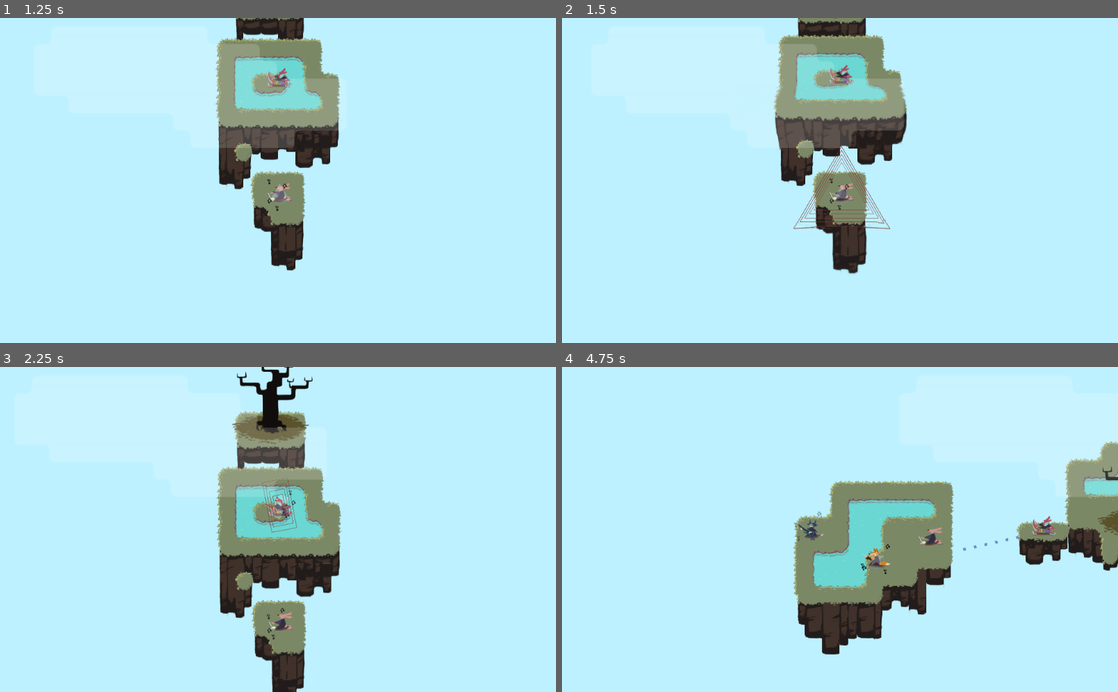
Above: before the commit, frames 1-4 (two rows, left to right).
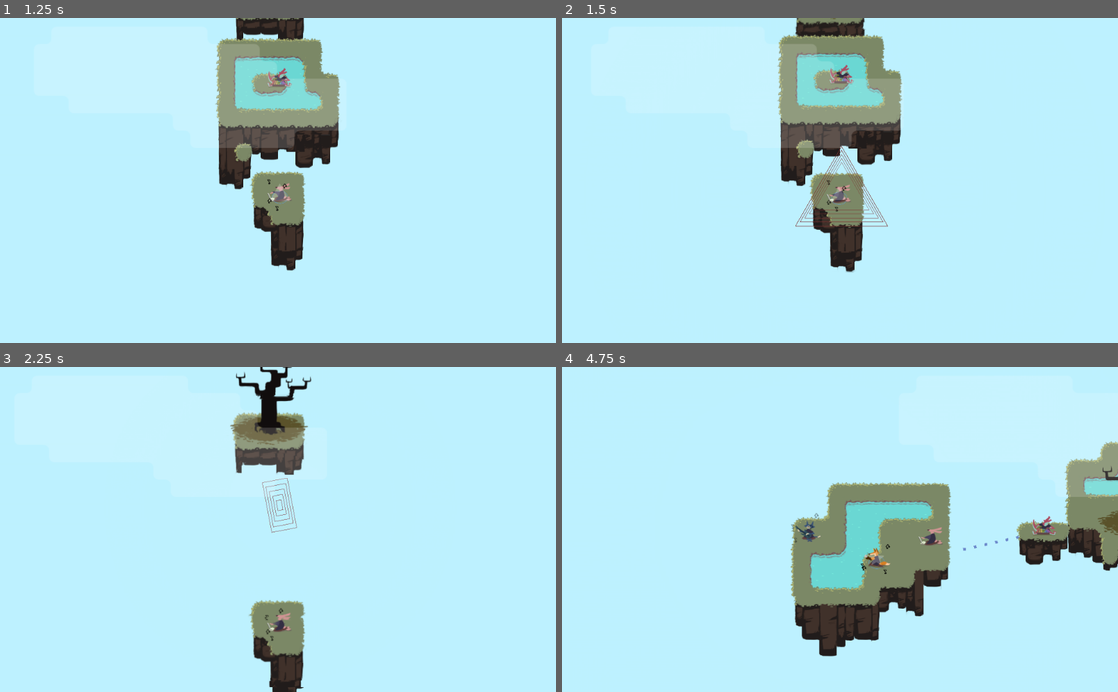
Above: after the commit, the same moments.

Repository: uspgamedev/skyjammers
Game: Godot game, scene res://menus/stage-selector/main.tscn
Two runs of this game, one before a commit and one after it. Both use one fixed random seed, a clock stepped at 60 frames per second and the inputs below. Sound files missing from this copy of the repository are replaced by a short silence.
Inputs:
- Up to frame 1 (1.25 s): click "Baby's Steps" at 0.5 s
- Up to frame 2 (1.5 s): hold Space (action_play) from 1.28 s (still down)
- Up to frame 3 (2.25 s): release Space (action_play) at 2.03 s; tap Space (action_play) at 2.1 s
- Up to frame 4 (4.75 s): hold Space (action_play) 2.78-3.5 s; click "Stage 01" at 3.5 s; tap Space (action_play) at 4.35 s

Frame 1 is identical in both runs. In frame 2, 2.4% of the frame differs, in the area x 38-63%, y 0-79%; in frame 3, 9.7%, in the area x 38-62%, y 0-99%; in frame 4, 2.7%.

Commit message:
Ate que deu um grau

Diff:
--- a/game/Instruments/Instrument.gd
+++ b/game/Instruments/Instrument.gd
@@ -11,6 +11,11 @@
 
 
 func pulse():
+	var obj = get_node("TextureRect")
+	var tween = get_node("TextureRect/Tween")
+	tween.interpolate_property(obj, "rect_scale", obj.get_scale(), Vector2(25,25), .5, Tween.TRANS_LINEAR, Tween.EASE_IN)
+	tween.start()
+
 	var sw = soundWave.instance()
 	var shape = get_node("SoundWaveShape").duplicate()
 	var rot = get_node("SoundWaveShape").get_rotation()
@@ -59,3 +64,7 @@
 	get_node("Sprite/AnimationPlayer").stop()
 	get_node("Sprite2").hide()
 	set_physics_process(false)
+
+
+func _on_Tween_tween_completed( object, key ):
+	get_node("TextureRect").set_scale(Vector2(0,0))
--- a/game/Instruments/Instrument.tscn
+++ b/game/Instruments/Instrument.tscn
@@ -4,13 +4,13 @@
 [ext_resource path="res://assets/img/circle.png" type="Texture" id=2]
 [ext_resource path="res://assets/img/cat-chara-bass.png" type="Texture" id=3]
 [ext_resource path="res://Instruments/Bass/BassWaveShape.gd" type="Script" id=4]
-[ext_resource path="res://assets/img/displacement.png" type="Texture" id=5]
-[ext_resource path="res://assets/img/pixel.png" type="Texture" id=6]
-[ext_resource path="res://assets/sound/bass_riff.wav" type="AudioStream" id=7]
-[ext_resource path="res://assets/sound/bass_riff2.wav" type="AudioStream" id=8]
-[ext_resource path="res://assets/sound/bass_sfx.wav" type="AudioStream" id=9]
-[ext_resource path="res://assets/img/note-particle0.png" type="Texture" id=10]
-[ext_resource path="res://assets/img/note-particle1.png" type="Texture" id=11]
+[ext_resource path="res://assets/sound/bass_riff.wav" type="AudioStream" id=5]
+[ext_resource path="res://assets/sound/bass_riff2.wav" type="AudioStream" id=6]
+[ext_resource path="res://assets/sound/bass_sfx.wav" type="AudioStream" id=7]
+[ext_resource path="res://assets/img/note-particle0.png" type="Texture" id=8]
+[ext_resource path="res://assets/img/note-particle1.png" type="Texture" id=9]
+[ext_resource path="res://assets/img/displacement.png" type="Texture" id=10]
+[ext_resource path="res://assets/img/pixel.png" type="Texture" id=11]
 
 [sub_resource type="Animation" id=1]
 
@@ -70,31 +70,6 @@
 
 custom_solver_bias = 0.0
 radius = 10.0
-
-[sub_resource type="Shader" id=8]
-
-code = "shader_type canvas_item;
-
-uniform sampler2D displacement;
-
-void fragment(){
-	vec4 displacementPixel = texture(displacement, SCREEN_UV);
-	vec2 pos = SCREEN_UV;
-	pos.x += (displacementPixel.r * 2.0 - 1.0) * 0.025 * displacementPixel.a;
-	pos.y += (displacementPixel.g * 2.0 - 1.0) * 0.025 * displacementPixel.a;
-
-	vec4 pixel = texture(SCREEN_TEXTURE, pos);
-
-	COLOR = pixel;
-}
-"
-
-[sub_resource type="ShaderMaterial" id=9]
-
-render_priority = 0
-shader = SubResource( 8 )
-shader_param/displacement = ExtResource( 5 )
-_sections_unfolded = [ "shader_param" ]
 
 [sub_resource type="Gradient" id=5]
 
@@ -147,7 +122,31 @@
 anim_loop = false
 _sections_unfolded = [ "Angle", "Angular Velocity", "Animation", "Color", "Damping", "Emission Shape", "Flags", "Gravity", "Hue Variation", "Initial Velocity", "Linear Accel", "Orbit Velocity", "Radial Accel", "Resource", "Scale", "Spread", "Tangential Accel", "Trail" ]
 
-[node name="Instrument" type="KinematicBody2D" index="0" groups=[
+[sub_resource type="Shader" id=8]
+
+code = "shader_type canvas_item;
+
+uniform sampler2D displacement;
+
+void fragment(){
+	vec4 displacementPixel = texture(displacement, UV);
+	vec2 pos = SCREEN_UV;
+	pos.x += (displacementPixel.r * 2.0) * 0.0025;
+	pos.y += (displacementPixel.g * 2.0) * 0.0025;
+	vec4 pixel = texture(SCREEN_TEXTURE, pos);
+
+	COLOR = pixel;
+}
+"
+
+[sub_resource type="ShaderMaterial" id=9]
+
+render_priority = 0
+shader = SubResource( 8 )
+shader_param/displacement = ExtResource( 10 )
+_sections_unfolded = [ "shader_param" ]
+
+[node name="Instrument" type="KinematicBody2D" groups=[
 "bards",
 ]]
 
@@ -206,30 +205,9 @@
 shape = SubResource( 4 )
 script = ExtResource( 4 )
 
-[node name="TextureRect" type="TextureRect" parent="SoundWaveShape" index="0"]
-
-material = SubResource( 9 )
-anchor_left = 0.0
-anchor_top = 0.0
-anchor_right = 0.0
-anchor_bottom = 0.0
-margin_left = -20.0
-margin_top = -20.0
-margin_right = 20.0
-margin_bottom = 20.0
-rect_pivot_offset = Vector2( 0, 0 )
-mouse_filter = 1
-mouse_default_cursor_shape = 0
-size_flags_horizontal = 1
-size_flags_vertical = 1
-texture = ExtResource( 6 )
-expand = true
-stretch_mode = 0
-_sections_unfolded = [ "Material", "Rect" ]
-
 [node name="Riff0" type="AudioStreamPlayer2D" parent="." index="5"]
 
-stream = ExtResource( 7 )
+stream = ExtResource( 5 )
 volume_db = -15.0
 autoplay = false
 max_distance = 800.0
@@ -297,8 +275,41 @@
 local_coords = true
 draw_order = 0
 process_material = SubResource( 7 )
-texture = ExtResource( 11 )
+texture = ExtResource( 9 )
 normal_map = null
 h_frames = 1
 v_frames = 1
 _sections_unfolded = [ "Drawing", "Material", "Pause", "Process Material", "Textures", "Time", "Transform", "Visibility", "Z Index" ]
+
+[node name="TextureRect" type="TextureRect" parent="." index="10"]
+
+material = SubResource( 9 )
+anchor_left = 0.0
+anchor_top = 0.0
+anchor_right = 0.0
+anchor_bottom = 0.0
+margin_left = -50.0
+margin_top = -50.0
+margin_right = 50.0
+margin_bottom = 50.0
+rect_scale = Vector2( 0, 0 )
+rect_pivot_offset = Vector2( 50, 50 )
+mouse_filter = 1
+mouse_default_cursor_shape = 0
+size_flags_horizontal = 1
+size_flags_vertical = 1
+texture = ExtResource( 11 )
+expand = true
+stretch_mode = 0
+_sections_unfolded = [ "Anchor", "Margin", "Material", "Rect", "Visibility" ]
+
+[node name="Tween" type="Tween" parent="TextureRect" index="0"]
+
+repeat = false
+playback_process_mode = 1
+playback_speed = 1.0
+playback/active = false
+playback/repeat = false
+playback/speed = 1.0
+
+[connection signal="tween_completed" from="TextureRect/Tween" to="." method="_on_Tween_tween_completed"]
--- a/game/test/debuf.tscn
+++ b/game/test/debuf.tscn
@@ -3,7 +3,7 @@
 [ext_resource path="res://stages/base.tscn" type="PackedScene" id=1]
 [ext_resource path="res://Instruments/Bass/Bass.tscn" type="PackedScene" id=2]
 
-[node name="Stage" index="0" instance=ExtResource( 1 )]
+[node name="Stage" instance=ExtResource( 1 )]
 
 initial_bard_path = NodePath("Instruments/Bass3")
 
--- /dev/null
+++ b/game/test/morteabsoluta.tscn
@@ -0,0 +1,18 @@
+[gd_scene load_steps=4 format=2]
+
+[ext_resource path="res://stages/base.tscn" type="PackedScene" id=1]
+[ext_resource path="res://islands/Island.tscn" type="PackedScene" id=2]
+[ext_resource path="res://Instruments/Bass/Bass.tscn" type="PackedScene" id=3]
+
+[node name="Stage" index="0" instance=ExtResource( 1 )]
+
+initial_bard_path = NodePath("Instruments/Bass")
+
+[node name="Island" parent="Instruments" index="0" instance=ExtResource( 2 )]
+
+position = Vector2( 0, -2 )
+tile_data = PoolIntArray( 131071, 5, 0, 65536, 5, 0, 196606, 5, 0, 196607, 5, 0, 131072, 5, 0, 131073, 5, 0, 262143, 5, 0, 196608, 5, 0 )
+
+[node name="Bass" parent="Instruments" index="1" instance=ExtResource( 3 )]
+
+duration = 2.0
Not shown: 3 places in game/Instruments/Instrument.tscn that only renumber resources
Binary file added: game/assets/img/displacement-old.png
Not shown, changed: game/assets/img/displacement-old.png.import
Binary file changed: game/assets/img/displacement.png
